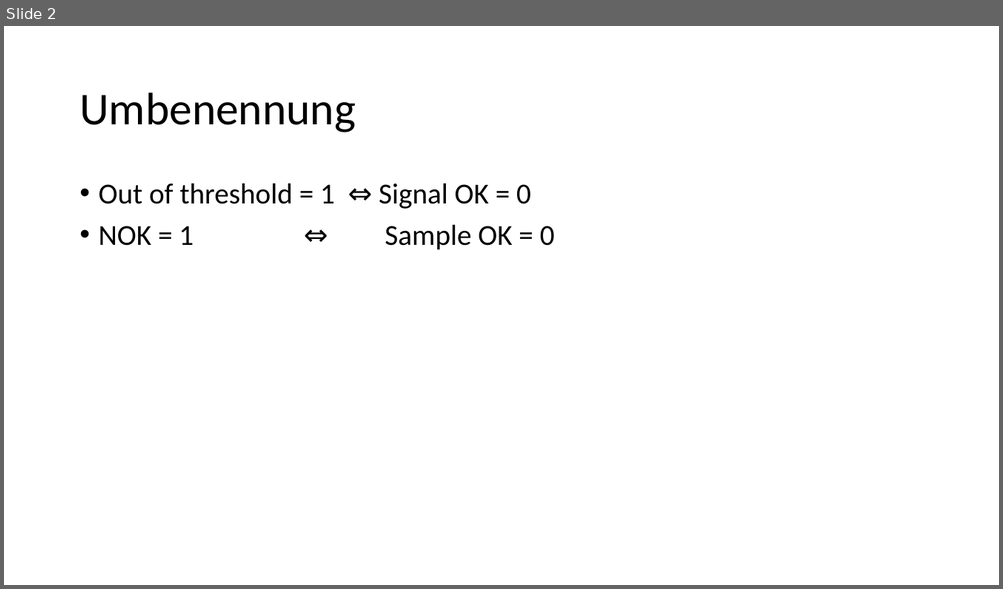
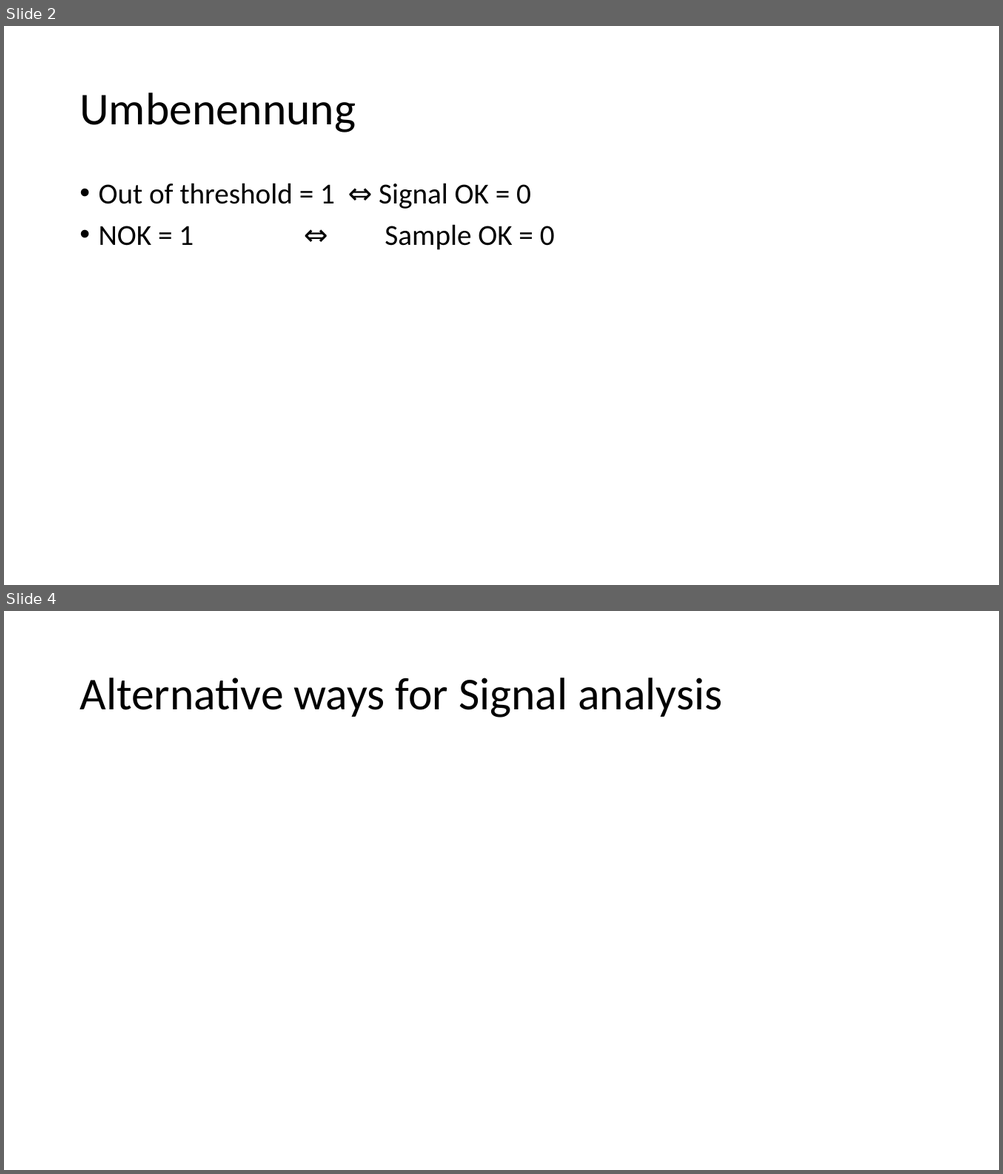
Before and after one commit to JanNalivaika/Predictive-Quality-Battery-TUM, a slide deck: Report/Termin_05_07_Nikita.pptx. Shown one above the other, each under a label of ours: slide 2 before the commit, slides 2 and 4 after it; the slides between them are not shown. The pictures are 1003x589 and 1003x1174 pixels, drawn with LibreOffice and Linux fonts; fonts in the diff are those of the drawing. Boxes give left, top, right and bottom in pixels: in the first picture for what was removed or moved away, otherwise in the second. Text is boxed around its words. In the diff, an @@ line names an element or a change of style, - is before the commit and + after.

```diff
--- a/Report/Termin_05_07_Nikita.pptx
+++ b/Report/Termin_05_07_Nikita.pptx
@@ slide 4 added at (4,611,999,1170), background #FFFFFF @@
@@ title added at (79,678,722,718), 44 pt, text #000000 @@
+Alternative ways for Signal analysis
```
Also in this commit, not shown: 1 slide changed, 1 other slide added, 1 slide removed, 16 other files.
